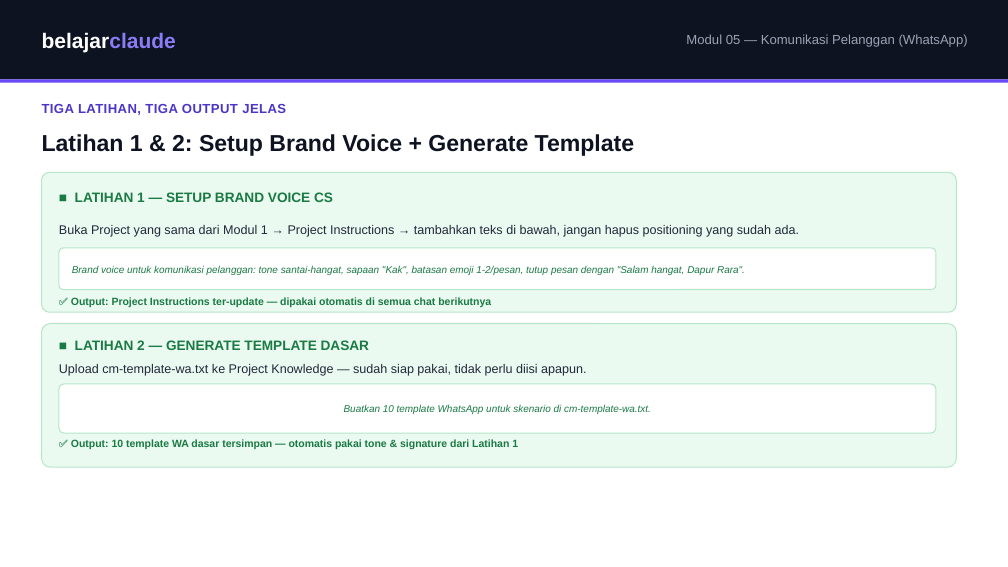
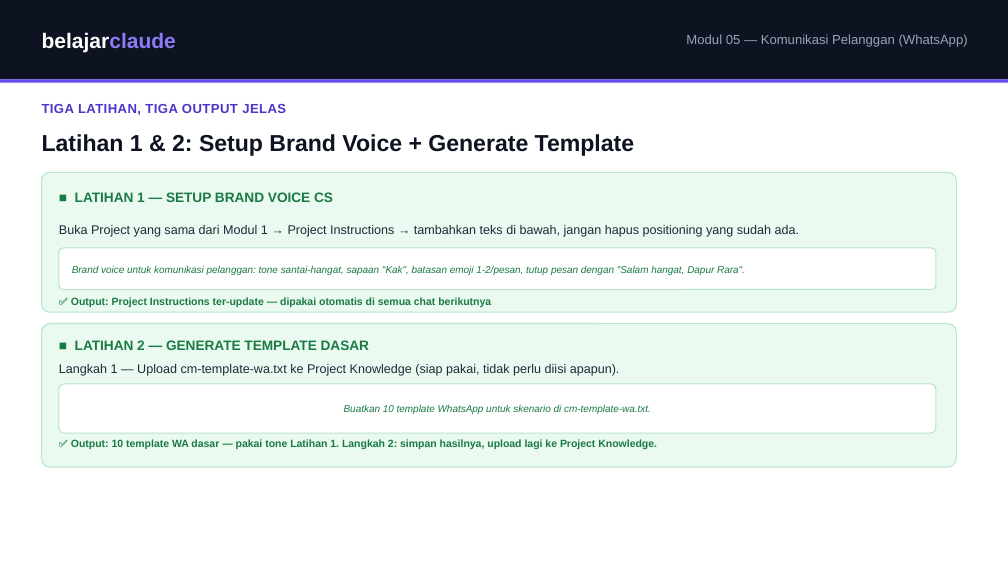
Before and after one commit to juliautomo/belajar-claude, a slide deck: slide 6 of Content-Marketing/M05-Komunikasi-Pelanggan/K3-M05-Komunikasi-Pelanggan.pptx. Drawn at 1008x567 pixels with LibreOffice and Linux fonts; fonts in the diff are those of the drawing. Boxes give left, top, right and bottom in pixels: in the first picture for what was removed or moved away, otherwise in the second. Text is boxed around its words. In the diff, an @@ line names an element or a change of style, - is before the commit and + after.

Commit message:
M05: Latihan 2 now saves generated templates back to Project Knowledge; Latihan 3 matches real messages to those templates instead of generating from scratch

```diff
--- a/Content-Marketing/M05-Komunikasi-Pelanggan/K3-M05-Komunikasi-Pelanggan.pptx
+++ b/Content-Marketing/M05-Komunikasi-Pelanggan/K3-M05-Komunikasi-Pelanggan.pptx
@@ text at box(59, 364, 620, 376): text changed @@
-Upload cm-template-wa.txt ke Project Knowledge — sudah siap pakai, tidak perlu diisi apapun.
+Langkah 1 — Upload cm-template-wa.txt ke Project Knowledge (siap pakai, tidak perlu diisi apapun).
@@ text at box(71, 439, 657, 449): text changed @@
-✅ Output: 10 template WA dasar tersimpan — otomatis pakai tone & signature dari Latihan 1
+✅ Output: 10 template WA dasar — pakai tone Latihan 1. Langkah 2: simpan hasilnya, upload lagi ke Project Knowledge.
```
Also in this commit, not shown: 2 other slides changed, 1 other file.
